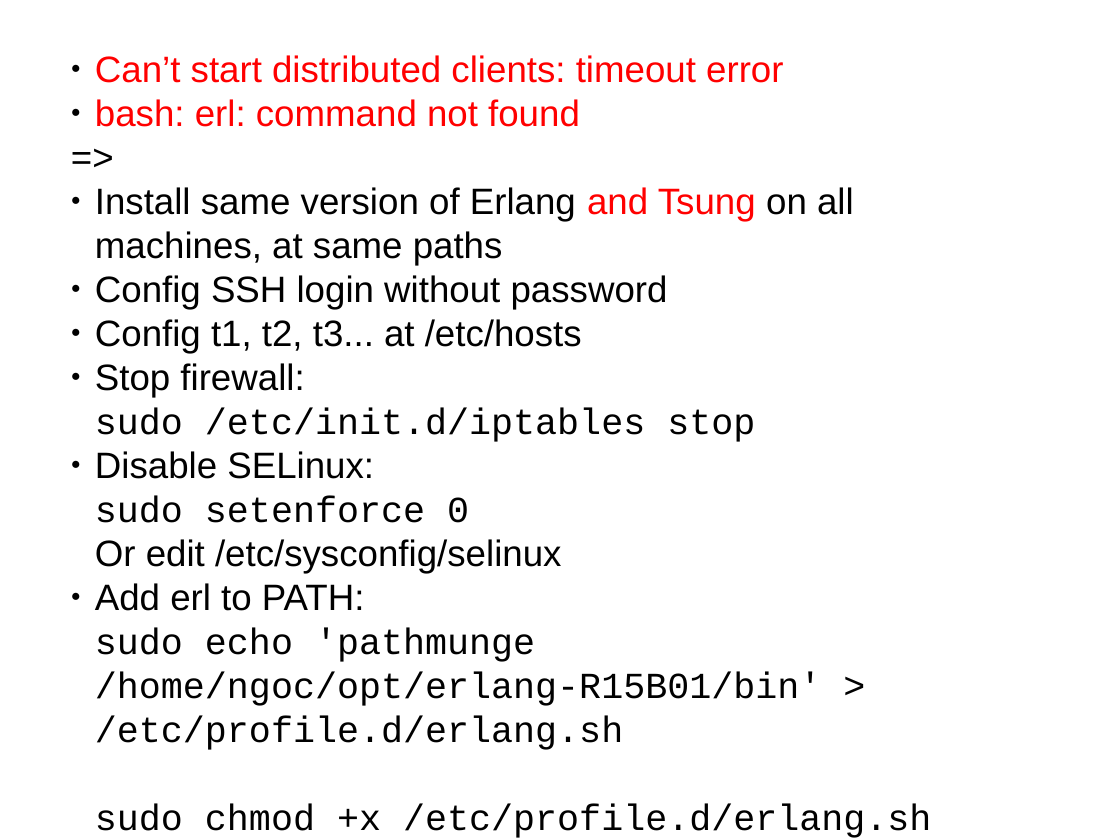
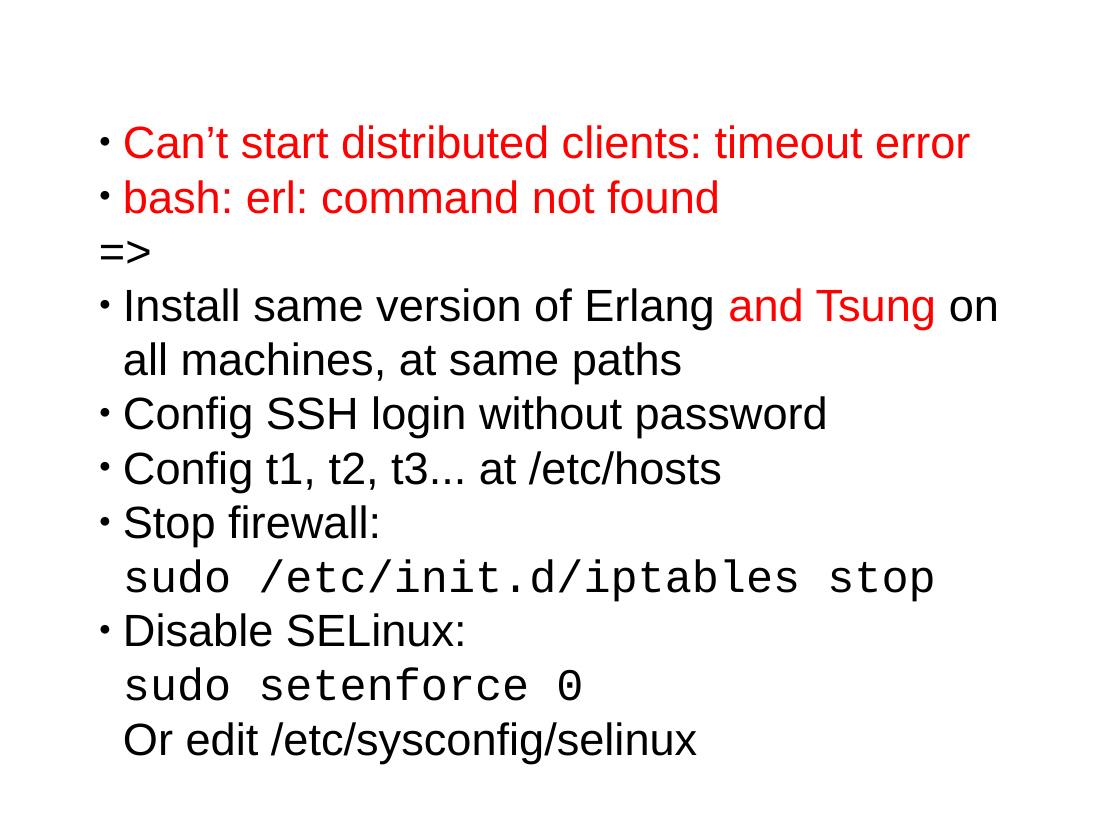
Before and after one commit to ngocdaothanh/tsart, a slide deck: slide 18 of tsung.odp. Drawn at 1120x840 pixels with LibreOffice and Linux fonts; fonts in the diff are those of the drawing. Boxes give left, top, right and bottom in pixels: in the first picture for what was removed or moved away, otherwise in the second. Text is boxed around its words. In the diff, an @@ line names an element or a change of style, - is before the commit and + after.

Commit message:
/etc/environment

```diff
--- a/tsung.odp
+++ b/tsung.odp
@@ text "Can’t start distributed clients: timeout ..." moved from (x1=95, y1=55, x2=854, y2=750) to (x1=123, y1=125, x2=999, y2=701) @@
@@ text "Can’t start distributed clients: timeout ..." at (x1=123, y1=125, x2=999, y2=701): size 26 to 32 pt @@
@@ text at (x1=95, y1=583, x2=822, y2=750): paragraph removed @@
-● Add erl to PATH:
-  sudo echo 'pathmunge /home/ngoc/opt/erlang-R15B01/bin' > /etc/profile.d/erlang.sh
-  sudo chmod +x /etc/profile.d/erlang.sh
```
Also in this commit, not shown: 1 other slide changed, 2 slides added.
